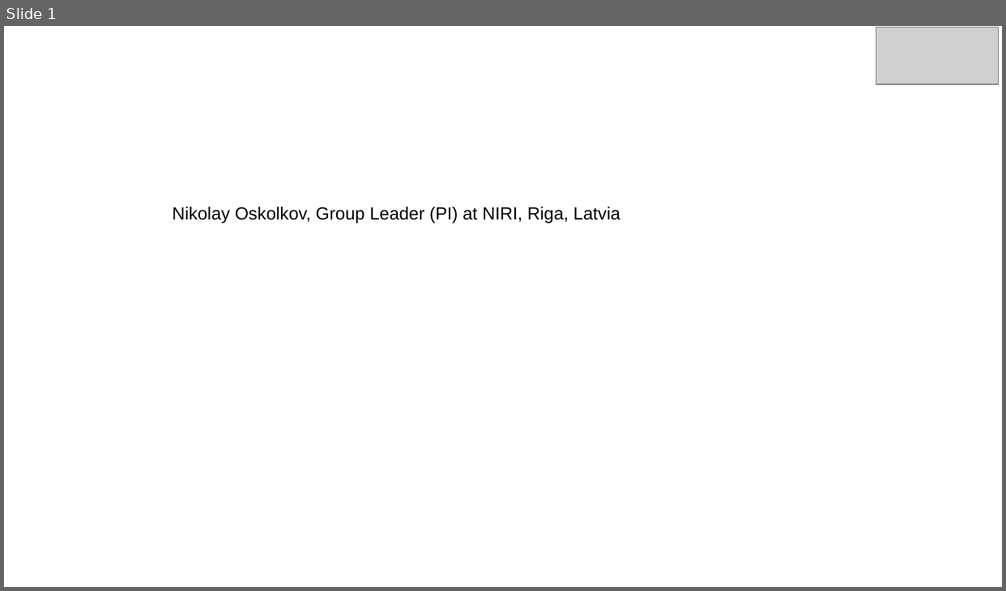
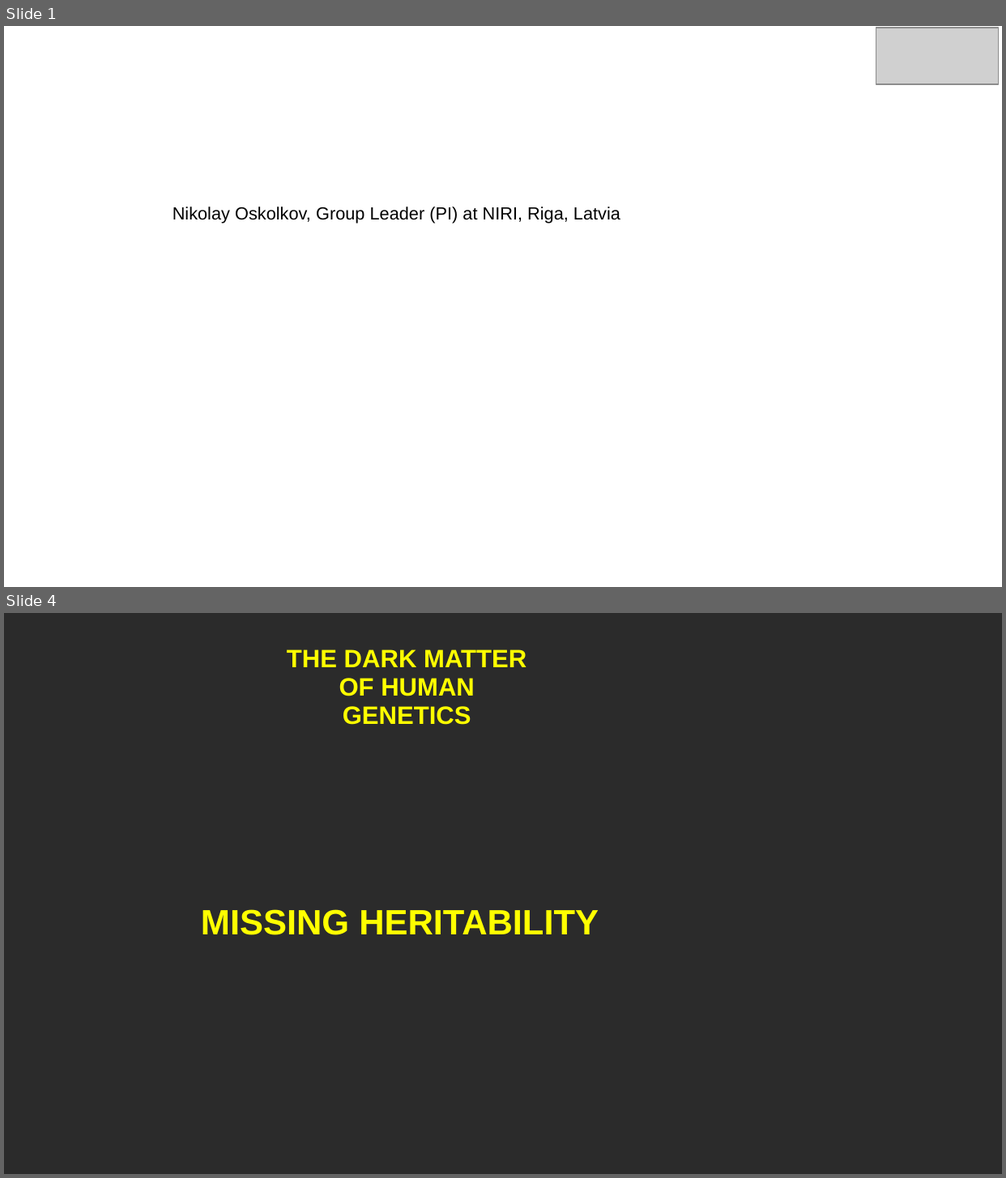
Before and after one commit to NikolayOskolkov/GWAS, a slide deck: slides/Day5/PolygenicRiskScores.pptx. Shown one above the other, each under a label of ours: slide 1 before the commit, slides 1 and 4 after it; the slides between them are not shown. The pictures are 1006x591 and 1006x1178 pixels, drawn with LibreOffice and Linux fonts; fonts in the diff are those of the drawing; grey boxes stand for pictures; background and template pictures are left out; a plain dark background stands for a picture behind light text. Boxes give left, top, right and bottom in pixels: in the first picture for what was removed or moved away, otherwise in the second. Text is boxed around its words. In the diff, an @@ line names an element or a change of style, - is before the commit and + after.

```diff
--- a/slides/Day5/PolygenicRiskScores.pptx
+++ b/slides/Day5/PolygenicRiskScores.pptx
@@ slide 4 added at (4,613,1002,1174), background picture (left out) @@
@@ text added at (287,649,526,725), 20 pt, text #FFFF00, bold @@
+THE DARK MATTER
+OF HUMAN GENETICS
@@ text added at (201,909,599,935), 28 pt, text #FFFF00, bold @@
+MISSING HERITABILITY
```
Also in this commit, not shown: 5 other slides added, 6 other files.
